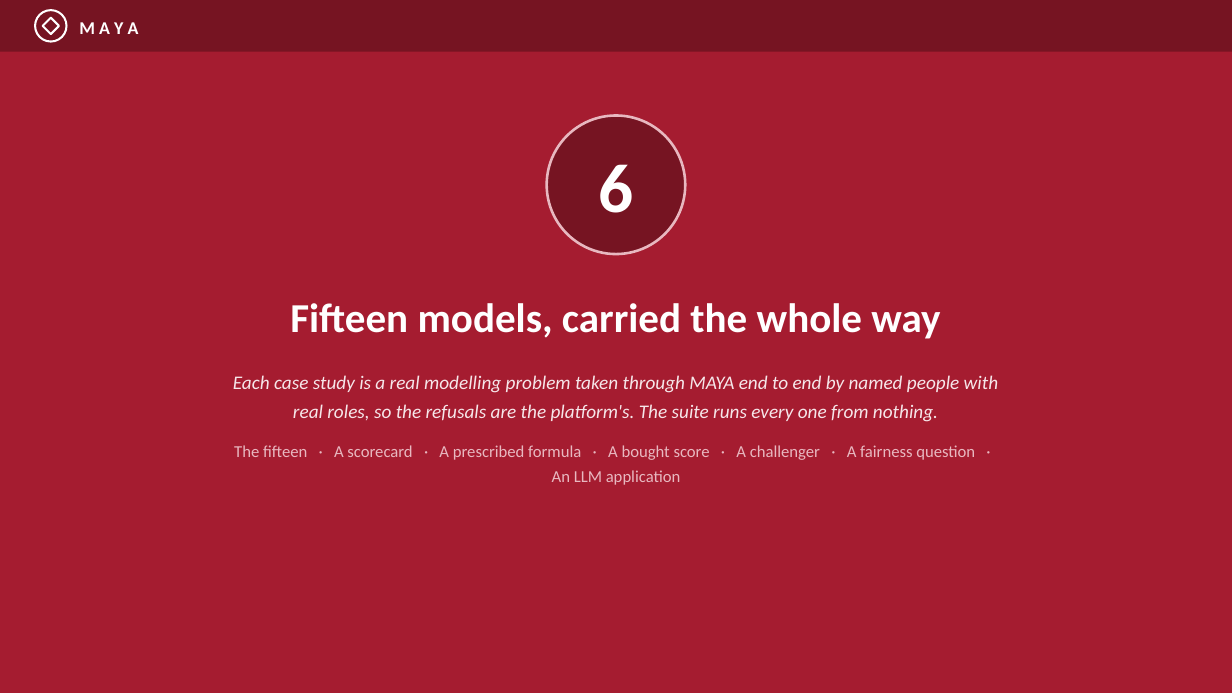
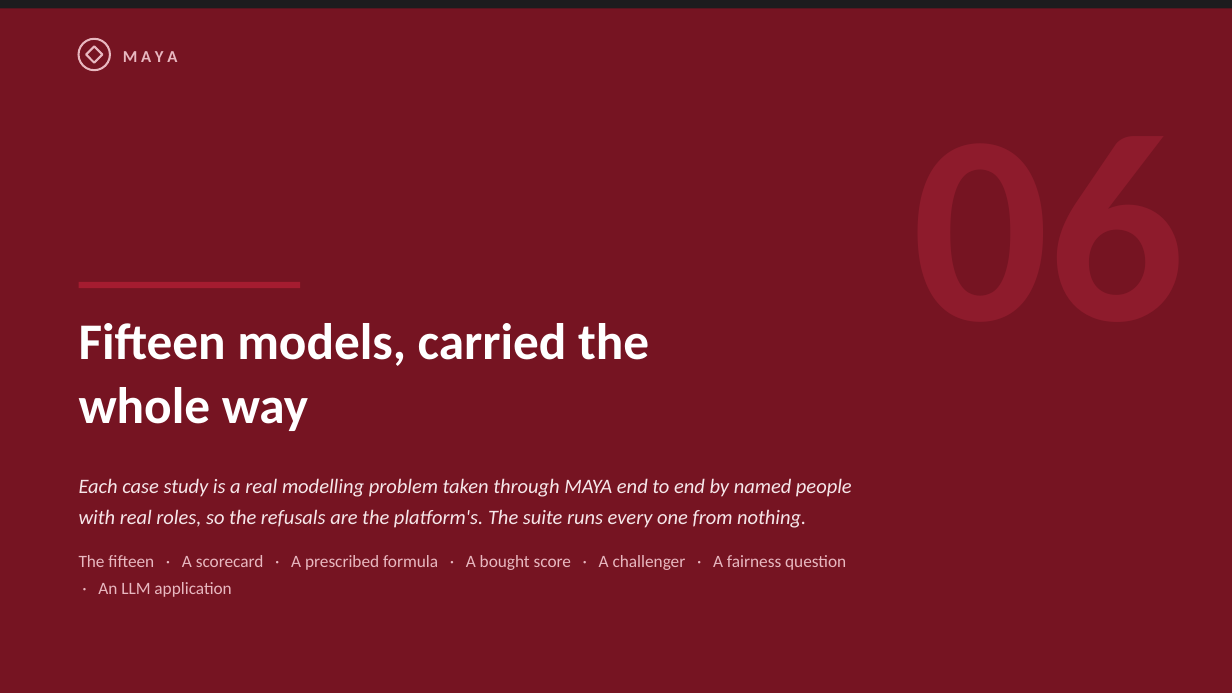
Before and after one commit to ajsinha/maya, a slide deck: slide 49 of docs/publications/MAYA-Model-Management-Formalism-and-System-Design.pptx. Drawn at 1232x693 pixels with LibreOffice and Linux fonts; fonts in the diff are those of the drawing. Boxes give left, top, right and bottom in pixels: in the first picture for what was removed or moved away, otherwise in the second. Text is boxed around its words. In the diff, an @@ line names an element or a change of style, - is before the commit and + after.

```diff
--- a/docs/publications/MAYA-Model-Management-Formalism-and-System-Design.pptx
+++ b/docs/publications/MAYA-Model-Management-Formalism-and-System-Design.pptx
@@ rectangle at [0,0,1232,693]: fill #A51C30 to #761422 @@
@@ rectangle: place and size @@
-rectangle at [0,0,1232,52]
+rectangle at [0,0,1232,8]
@@ rectangle at [0,0,1232,8]: fill #761422 to #1C1C1E @@
@@ ellipse at [79,39,110,70]: outline #FFFFFF 1.6 pt to #E8B8C0 1.6 pt @@
@@ 1 text, 1 ellipse, 1 diamond: place and size @@
-1 text, 1 ellipse, 1 diamond at [35,10,139,42]
+1 text, 1 ellipse, 1 diamond at [79,39,177,70]
@@ diamond at [86,46,103,63]: outline #FFFFFF 1.6 pt to #E8B8C0 1.6 pt @@
@@ text "M A Y A" at [123,51,177,62]: size 14 to 13 pt, text colour #FFFFFF to #E8B8C0 @@
@@ ellipse removed at [547,116,686,254] @@
@@ text removed at [598,164,633,213] @@
-6
@@ rectangle added at [79,282,300,288], fill #A51C30 @@
@@ text "Fifteen models, carried the whole ...": place and size @@
-text "Fifteen models, carried the whole ..." at [290,303,940,339]
+text "Fifteen models, carried the whole ..." at [79,323,649,431]
@@ text "Fifteen models, carried the whole ..." at [79,323,649,431]: size 32 to 40 pt; alignment centre to left; line spacing 1.2 to 1.05 @@
@@ text "Each case study is a ...": place and size @@
-text "Each case study is a ..." at [233,375,998,485]
+text "Each case study is a ..." at [79,478,852,597]
@@ text "Each case study is a ..." at [79,478,852,597]: size 15 to 16 pt in "Each case study is a real modelling ..."; size 13 to 13.5 pt in "The fifteen · A scorecard · A ..."; alignment centre to left; more space between paragraphs; line spacing 1.25 to 1.3 @@
```
Also in this commit, not shown: 7 other slides changed, 3 other files.
